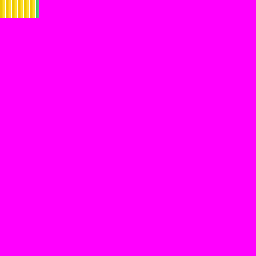
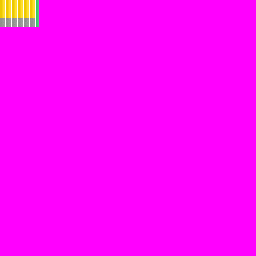
Before/after of a 256 × 256 layered artwork. What changed in the layer stack:
added layer "Gas Bar" above "Water Bar" over bbox(0, 18, 39, 27)
painted on "Background" over bbox(0, 18, 39, 27)
